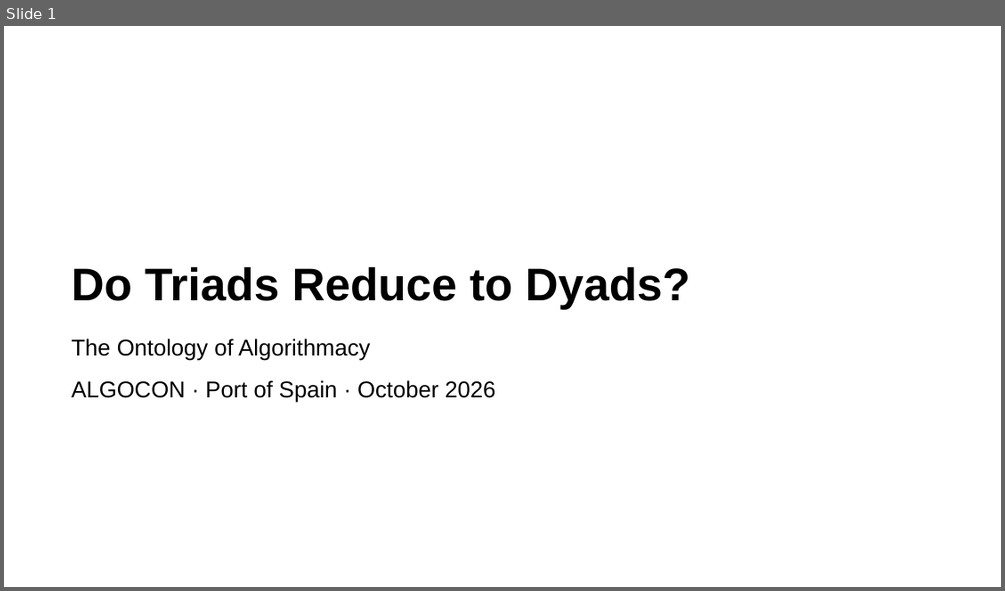
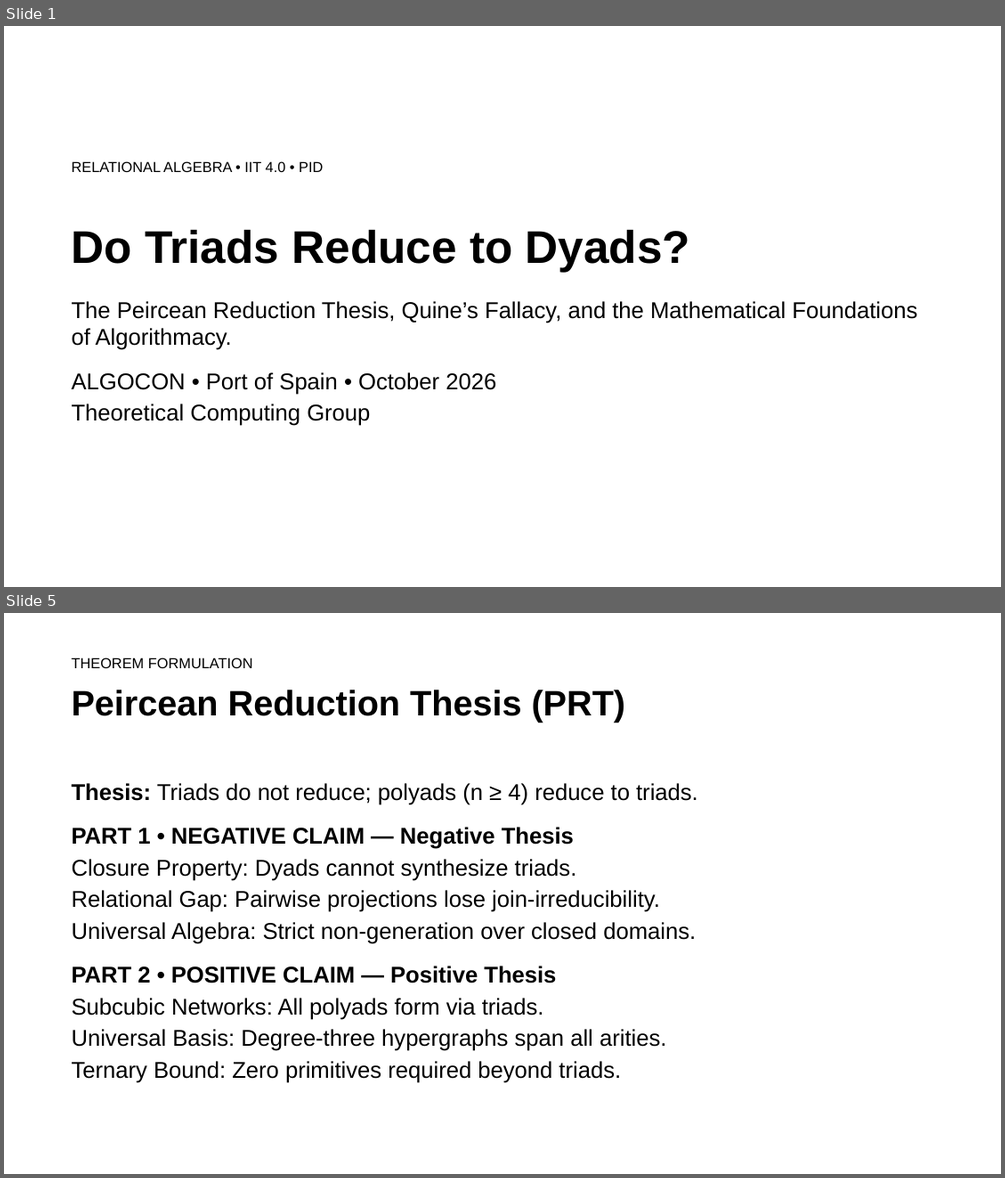
Before and after one commit to rogerSuperBuilderAlpha/algorithmacy-lab, a slide deck: submissions/triadic_reduction/talk/deck.pptx. Shown one above the other, each under a label of ours: slide 1 before the commit, slides 1 and 5 after it; the slides between them are not shown. The pictures are 1005x591 and 1005x1178 pixels, drawn with LibreOffice and Linux fonts; fonts in the diff are those of the drawing. Boxes give left, top, right and bottom in pixels: in the first picture for what was removed or moved away, otherwise in the second. Text is boxed around its words. In the diff, an @@ line names an element or a change of style, - is before the commit and + after.

```diff
--- a/submissions/triadic_reduction/talk/deck.pptx
+++ b/submissions/triadic_reduction/talk/deck.pptx
@@ slide 5 added at (4,613,1001,1174), background #FFFFFF @@
@@ text added at (72,657,253,668), 14 pt, text #000000 @@
+THEOREM FORMULATION
@@ text added at (72,690,626,722), 34 pt, text #000000, bold @@
+Peircean Reduction Thesis (PRT)
@@ text added at (72,783,698,1083), 22 pt, text #000000 @@
+Thesis: Triads do not reduce; polyads (n ≥ 4) reduce to triads.
+PART 1 • NEGATIVE CLAIM — Negative Thesis
+Closure Property: Dyads cannot synthesize triads.
+Relational Gap: Pairwise projections lose join-irreducibility.
+Universal Algebra: Strict non-generation over closed domains.
+PART 2 • POSITIVE CLAIM — Positive Thesis
+Subcubic Networks: All polyads form via triads.
+Universal Basis: Degree-three hypergraphs span all arities.
+Ternary Bound: Zero primitives required beyond triads.
@@ slide 1 changed as well @@
@@ text "Do Triads Reduce to Dyads?": place and size @@
-text "Do Triads Reduce to Dyads?" at (72,266,690,309)
+text "Do Triads Reduce to Dyads?" at (72,229,690,272)
@@ text added at (72,161,323,172), 14 pt, text #000000 @@
+RELATIONAL ALGEBRA • IIT 4.0 • PID
@@ text at (72,301,917,426): text changed @@
-The Ontology of Algorithmacy
-ALGOCON · Port of Spain · October 2026
+The Peircean Reduction Thesis, Quine’s Fallacy, and the Mathematical Foundations of Algorithmacy.
+ALGOCON • Port of Spain • October 2026
+Theoretical Computing Group
```
Also in this commit, not shown: 14 other slides added, 17 slides removed, 15 other files.
